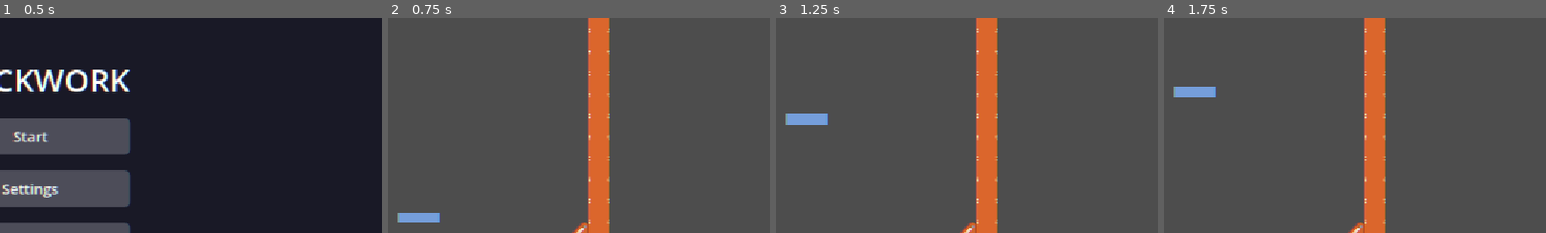
Above: before the commit, frames 1-4 (left to right).
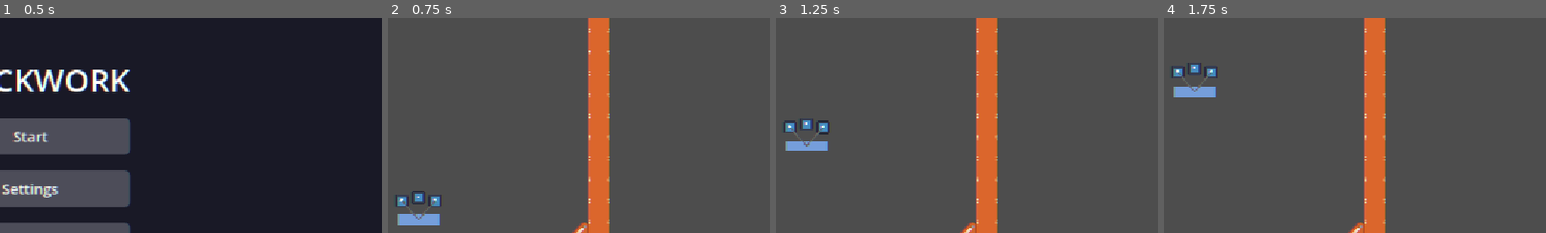
Above: after the commit, the same moments.

Repository: swan-eternal/clockwork
Game: Godot game, scene res://scenes/main_menu.tscn
The game is run twice, just before and just after one commit, with the same random seed, the same clock (stepped at 60 frames per second) and the same inputs. The engine's default icon, where the game draws it, is replaced by a stand-in: a white triangle on a blue panel in a dark square.
Inputs:
- Up to frame 1 (0.5 s): no input
- Up to frame 2 (0.75 s): click "Start" at 0.5 s
- Up to frame 3 (1.25 s): no input
- Up to frame 4 (1.75 s): tap Enter (ui_accept) at 1.25, 1.52 s; hold Right (ui_right) from 1.28 s (still down)
The pictures show only the part of the screen within x 46-96%, y 17-67%; the shares and areas given below are measured in that part.

Frame 1 is identical in both runs. In frame 2, 0.7% of the frame differs, in the area x 2-14%, y 80-97%; in frame 3, 1.4%, in the area x 2-14%, y 44-62%; in frame 4, 0.5%.

Commit message:
Add balloon visual indicators for BalloonPlatform
3 balloons per BalloonPlatform, positioned via _physics_process() driving
global_position = parent.global_position + offset. This overrides Godot 4's
auto-global-transform behavior (RigidBody2D children of constantly-moving
RigidBody2D parents have their global_transform overwritten each tick)
so the balloons stay above the platform across level rotations.

Per-balloon phase-offset floating motion + group-based detect-and-nudge
for organic 'alive' feel when spacing is tight. Group iteration replaces
get_overlapping_bodies() (which is an Area2D method, not RigidBody2D).

- scripts/balloon.gd: RigidBody2D + add_to_group('balloons') + Line2D string
- scripts/balloon.gd.uid: auto-generated UID
- scenes/balloon.tscn: reusable balloon scene (CircleShape2D, Sprite2D, StringLine)
- scenes/balloon_platform.tscn: 3 balloon instances at world-frame offsets
  (-25,-30), (0,-35), (25,-30)
- scenes/levels/L1.tscn: BalloonPlatform test instance placement (working state)

Note: balloon work is the script-driven workaround, not the ideal
real-to-life physics. A future iteration could revisit with a different
architecture (e.g., CharacterBody2D children or restructured scene tree)
now that the Godot 4 RigidBody2D-as-descendant-of-RigidBody2D quirk
is documented in memory/2026-07-24.md.

Diff:
--- /dev/null
+++ b/scenes/balloon.tscn
@@ -0,0 +1,24 @@
+[gd_scene format=3 uid="uid://b51jojakic7i3"]
+
+[ext_resource type="Script" uid="uid://d1gtmu2bofskf" path="res://scripts/balloon.gd" id="1_balloon"]
+[ext_resource type="Texture2D" uid="uid://coo3yhbkolnsa" path="res://icon.svg" id="2_1eawp"]
+
+[sub_resource type="CircleShape2D" id="CircleShape2D_balloon"]
+
+[node name="Balloon" type="RigidBody2D" unique_id=1980419820]
+collision_layer = 8
+collision_mask = 8
+mass = 0.5
+script = ExtResource("1_balloon")
+balloon_mass = 0.9
+
+[node name="CollisionShape2D" type="CollisionShape2D" parent="." unique_id=1044891937]
+shape = SubResource("CircleShape2D_balloon")
+
+[node name="Sprite2D" type="Sprite2D" parent="." unique_id=1046879777]
+scale = Vector2(0.15, 0.15)
+texture = ExtResource("2_1eawp")
+
+[node name="StringLine" type="Line2D" parent="." unique_id=2027288130]
+width = 2.0
+default_color = Color(0.4, 0.4, 0.4, 1)
--- a/scenes/balloon_platform.tscn
+++ b/scenes/balloon_platform.tscn
@@ -1,11 +1,13 @@
-[gd_scene load_steps=3 format=3]
+[gd_scene load_steps=4 format=3 uid="uid://bmita8jnhqwrg"]
 
 [ext_resource type="Script" path="res://scripts/moving_platform.gd" id="1_moving"]
+[ext_resource type="PackedScene" path="res://scenes/balloon.tscn" id="2_balloon"]
 
 [sub_resource type="RectangleShape2D" id="RectangleShape2D_platform"]
 size = Vector2(64, 16)
 
 [node name="BalloonPlatform" type="RigidBody2D"]
+freeze = true
 script = ExtResource("1_moving")
 platform_type = "Balloon"
 rail_start = Vector2(0, 100)
@@ -20,5 +22,14 @@
 shape = SubResource("RectangleShape2D_platform")
 
 [node name="PlatformVisual" type="Polygon2D" parent="."]
-color = Color(0.5, 0.7, 1.0, 0.8)
+color = Color(0.5, 0.7, 1, 0.8)
 polygon = PackedVector2Array(-32, -8, 32, -8, 32, 8, -32, 8)
+
+[node name="Balloon1" parent="." instance=ExtResource("2_balloon")]
+offset = Vector2(-25, -30)
+
+[node name="Balloon2" parent="." instance=ExtResource("2_balloon")]
+offset = Vector2(0, -35)
+
+[node name="Balloon3" parent="." instance=ExtResource("2_balloon")]
+offset = Vector2(25, -30)
--- a/scenes/levels/L1.tscn
+++ b/scenes/levels/L1.tscn
@@ -1,23 +1,20 @@
 [gd_scene format=4 uid="uid://dgqfp03n8tduj"]
 
 [ext_resource type="PackedScene" uid="uid://crnd0esc4rrl4" path="res://scenes/level_template.tscn" id="1_sbb6c"]
-[ext_resource type="PackedScene" path="res://scenes/balloon_platform.tscn" id="2_sbb6c"]
+[ext_resource type="PackedScene" uid="uid://bmita8jnhqwrg" path="res://scenes/balloon_platform.tscn" id="2_sbb6c"]
 
 [node name="Main" unique_id=1856611590 instance=ExtResource("1_sbb6c")]
 
 [node name="RotatingLevelComponents" parent="." index="0" unique_id=545839711]
 rotation_speed = 120.0
 
-[node name="BalloonPlatform" parent="RotatingLevelComponents" index="0" unique_id=172692506 instance=ExtResource("2_sbb6c")]
-position = Vector2(91, 72)
-gravity = 1520.0
-buoyancy = 2220.0
-
-[node name="TileMapLayer" parent="RotatingLevelComponents" index="1" unique_id=1274424758]
+[node name="TileMapLayer" parent="RotatingLevelComponents" index="0" unique_id=1274424758]
 tile_map_data = PackedByteArray("AAAIAAAAAAACAAYAAAAIABEAAAACAAYAAAAAAAkAAAACAAYAAAARAAkAAAACAAYAAAAAAAgAAAACAAYAAAARAA …(1296 unchanged characters)…
 
-[node name="Flag" parent="RotatingLevelComponents" index="2" unique_id=905225718]
+[node name="Flag" parent="RotatingLevelComponents" index="1" unique_id=905225718]
 position = Vector2(-234, -231)
+
+[node name="BalloonPlatform" parent="RotatingLevelComponents" index="2" unique_id=1430498190 instance=ExtResource("2_sbb6c")]
 
 [node name="Player" parent="." index="1" unique_id=1932304678]
 position = Vector2(599, 543)
--- /dev/null
+++ b/scripts/balloon.gd
@@ -0,0 +1,77 @@
+@tool
+extends RigidBody2D
+
+## World offset from the platform (in pixels). The balloon's world
+## position is set each physics frame to parent.global_position + offset.
+## Does NOT rotate with the platform — this is intentional buoyancy behavior:
+## the balloon always stays at this world offset above (or relative to) the
+## platform, regardless of how the platform rotates due to the level's clock ticks.
+@export var offset: Vector2 = Vector2(0, -50)
+
+## Mass of the balloon. Lower = more floaty / buoyant feel.
+@export var balloon_mass: float = 0.5
+
+## Radius of the balloon's collision shape. Used by the detect-and-nudge
+## pass that pushes overlapping balloons apart.
+@export var collision_radius: float = 8.0
+
+@onready var string_line: Line2D = $StringLine
+
+
+func _ready() -> void:
+	mass = balloon_mass
+	add_to_group("balloons")
+
+
+func _physics_process(_delta: float) -> void:
+	# Drive the balloon's world position directly each physics frame.
+	# We override the engine's auto-global-transform behavior (which would
+	# rotate the balloon with the platform, since BalloonPlatform is a
+	# constantly-moving RigidBody2D ancestor). Direct positioning gives the
+	# "buoyant above the platform" visual regardless of platform rotation.
+	var platform := get_parent() as Node2D
+	if not platform:
+		return
+
+	# Per-balloon phase-offset floating motion. Different phase per balloon
+	# (derived from offset.x) keeps the cluster from being perfectly static
+	# — the balloons drift slightly out of sync, giving them an "alive" feel.
+	# The detect-and-nudge pass below resolves any overlap this causes.
+	var time := Time.get_ticks_msec() / 1000.0
+	var float_offset := Vector2(0.0, sin(time * 2.0 + offset.x * 0.5) * 2.0)
+
+	var final_position := platform.global_position + offset + float_offset
+
+	# Detect "overlap" with other balloons via group lookup and proximity check.
+	# get_overlapping_bodies() is an Area2D method, not RigidBody2D, so we
+	# iterate the "balloons" group and check distance ourselves. (Adding
+	# contact_monitor + get_colliding_bodies() would also work but would only
+	# fire on actual physical contact, not proximity — and our spacing doesn't
+	# produce physical contact.)
+	for other in get_tree().get_nodes_in_group("balloons"):
+		if other == self:
+			continue
+		if not (other is RigidBody2D):
+			continue
+		var to_other: Vector2 = other.global_position - final_position
+		var distance := to_other.length()
+		if distance > 0.0 and distance < 2.0 * collision_radius:
+			var overlap := 2.0 * collision_radius - distance
+			final_position -= to_other.normalized() * overlap * 0.5
+
+	global_position = final_position
+	global_rotation = 0.0
+
+
+func _process(_delta: float) -> void:
+	# Update the visual "string" line connecting the balloon to the platform.
+	# Since we lock the balloon's rotation to 0 in _physics_process, the
+	# line's local frame matches world coords — so the platform-side endpoint
+	# is just platform.global_position - global_position.
+	if string_line:
+		var platform := get_parent() as Node2D
+		if platform:
+			string_line.points = [
+				Vector2(0, 0),
+				platform.global_position - global_position,
+			]
Not shown, added: scripts/balloon.gd.uid
